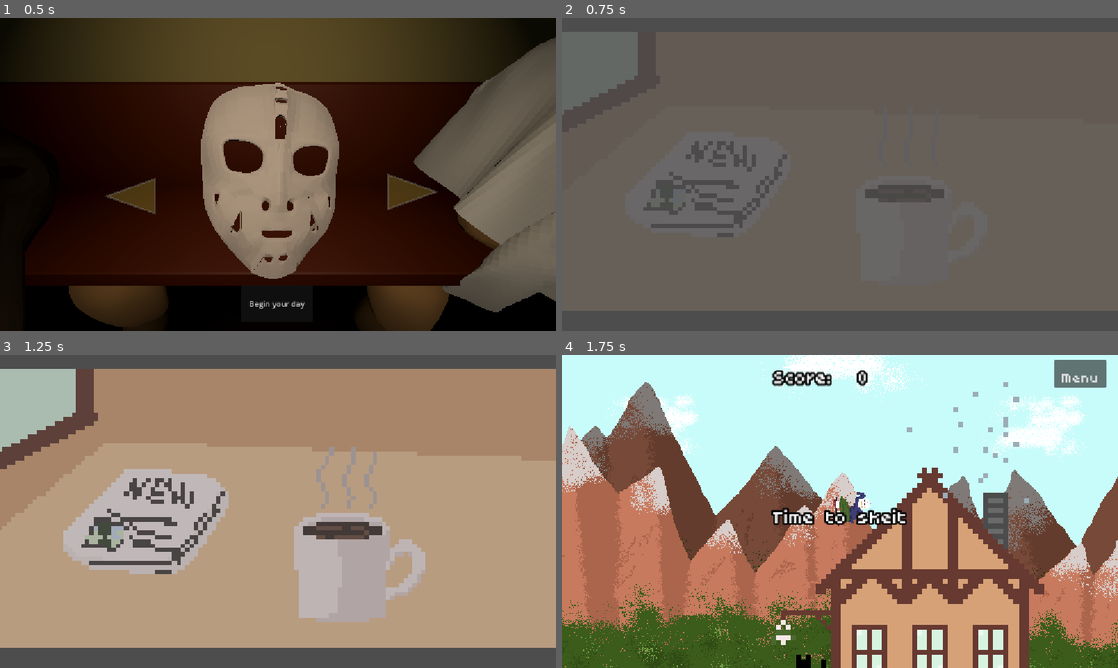
Above: before the commit, frames 1-4 (two rows, left to right).
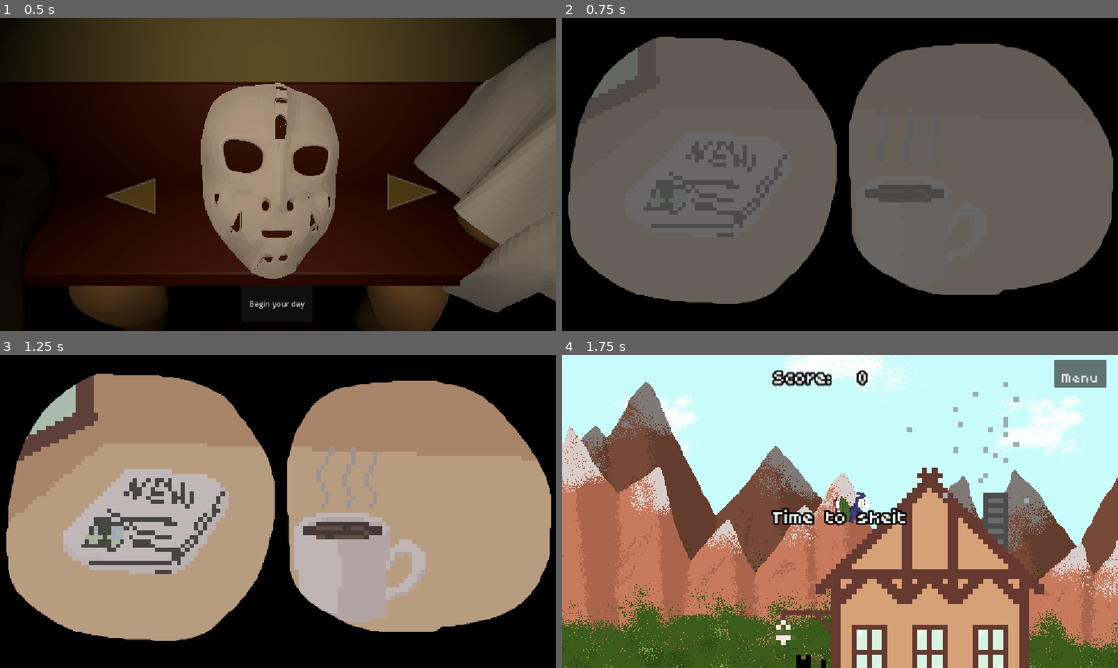
Above: after the commit, the same moments.

Repository: Nikug/fgj-2026
Game: Godot game, scene res://vilperi/MaskSelect.tscn
Two runs of this game, one before a commit and one after it. Both use one fixed random seed, a clock stepped at 60 frames per second and the inputs below. Sound files missing from this copy of the repository are replaced by a short silence.
Inputs (mouse positions are in pixels of both pictures, inside the frame that each line leads up to):
- Up to frame 1 (0.5 s): no input
- Up to frame 2 (0.75 s): click "Begin your day" at 0.5 s
- Up to frame 3 (1.25 s): no input
- Up to frame 4 (1.75 s): tap Enter (ui_accept) at 1.25 s; move the mouse to (962, 495) at 1.27 s; hold Right (right) from 1.28 s (still down); tap R (r) at 1.35 s; click (962, 495) at 1.42 s; tap Space (jump) at 1.52 s

Frame 1 is identical in both runs. In frame 2, 34% of the frame differs, in the area x 0-100%, y 0-100%; in frame 3, 34%; in frame 4, nothing differs.

Commit message:
add maks layer

Diff:
--- a/skeittipeli/cutscene2.tscn
+++ b/skeittipeli/cutscene2.tscn
@@ -1,9 +1,10 @@
 [gd_scene format=3 uid="uid://bkb5403vbqnq"]
 
 [ext_resource type="Texture2D" uid="uid://c3j8er0l03cnm" path="res://maija/stuff/cutscene1-Sheet.png" id="1_cc2o6"]
-[ext_resource type="Script" path="res://cutscene_2.gd" id="1_mfljj"]
+[ext_resource type="Script" uid="uid://biocnt80ce2cn" path="res://cutscene_2.gd" id="1_mfljj"]
 [ext_resource type="Texture2D" uid="uid://dxag072h7gtus" path="res://maija/stuff/cutscene2-Sheet.png" id="2_oamn1"]
 [ext_resource type="AudioStream" uid="uid://ccih7h1glkvso" path="res://maija/encounters/pigeon/pigeon_call.wav" id="4_ncxyc"]
+[ext_resource type="PackedScene" uid="uid://qusov0cugiqs" path="res://maija/mask_mask.tscn" id="5_nsewc"]
 
 [sub_resource type="AtlasTexture" id="AtlasTexture_oamn1"]
 atlas = ExtResource("1_cc2o6")
@@ -110,3 +111,6 @@
 [node name="PigeonCall" type="AudioStreamPlayer2D" parent="." unique_id=91263497]
 stream = ExtResource("4_ncxyc")
 volume_db = 1.0
+
+[node name="Node2D" parent="." unique_id=1755229634 instance=ExtResource("5_nsewc")]
+visible = true
